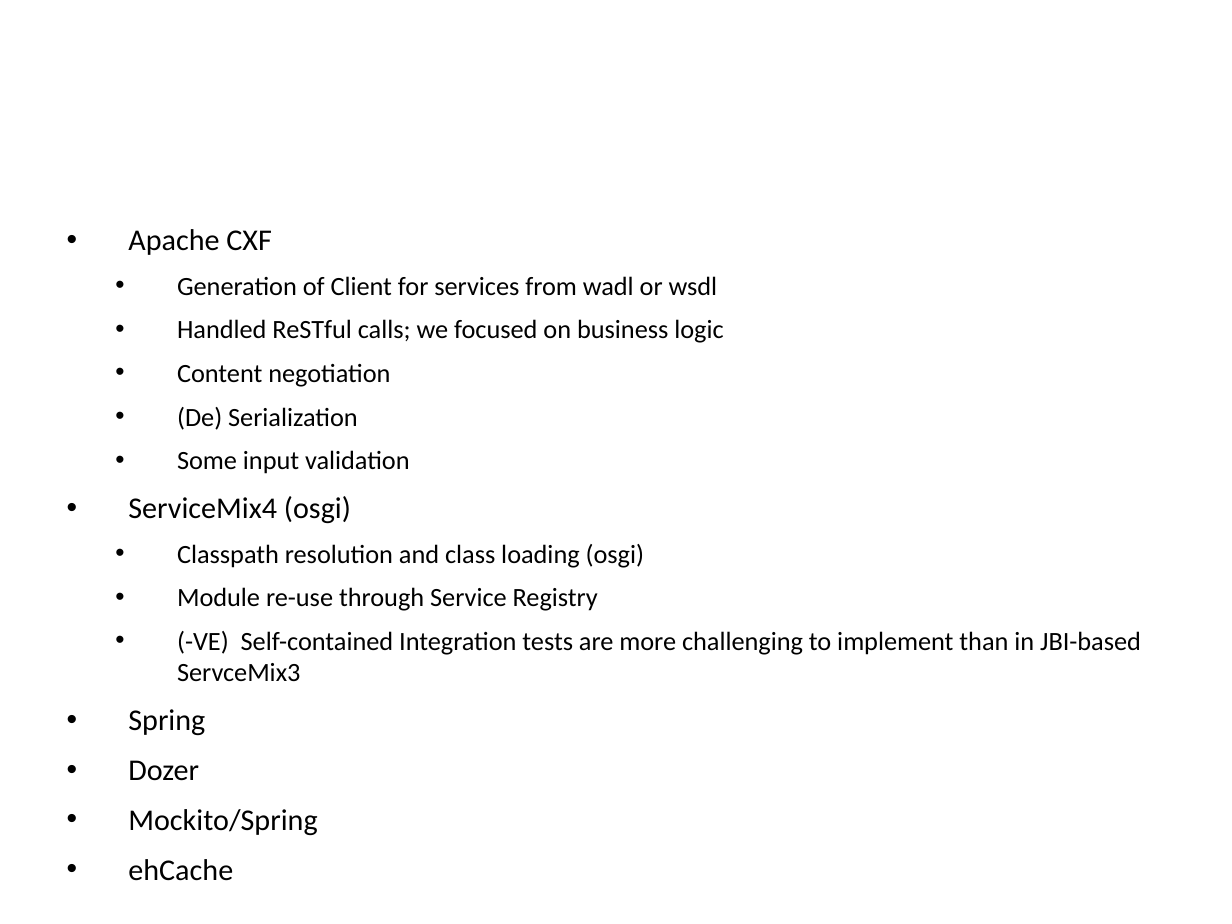
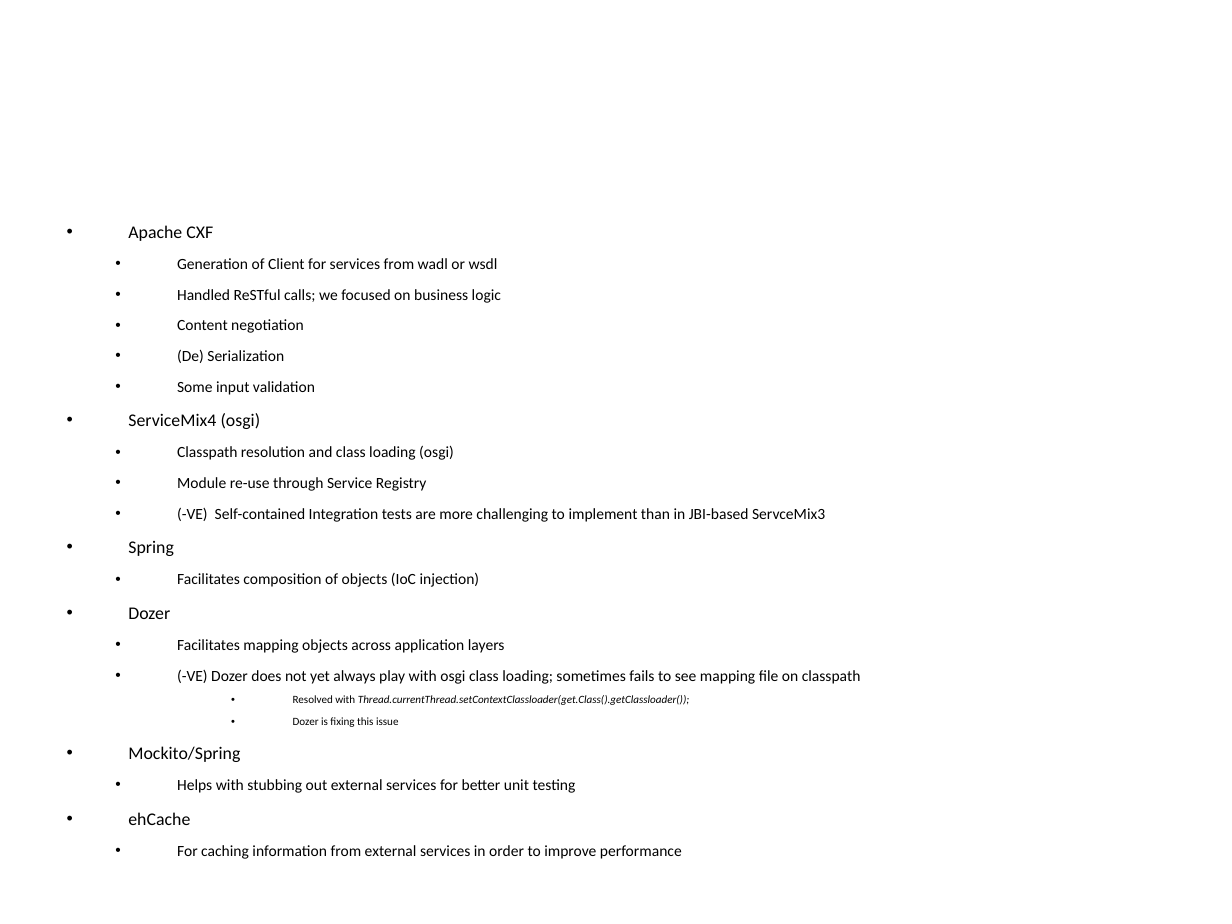
Before and after one commit to rackerlabs/docs-cloud-dns, a slide deck: slide 1 of techtalk/CloudDNS-TechTalk-3-Technologies.pptx. Drawn at 1232x924 pixels with LibreOffice and Linux fonts; fonts in the diff are those of the drawing; background and template pictures are left out. Boxes give left, top, right and bottom in pixels: in the first picture for what was removed or moved away, otherwise in the second. Text is boxed around its words. In the diff, an @@ line names an element or a change of style, - is before the commit and + after.

Commit message:
updates

```diff
--- a/techtalk/CloudDNS-TechTalk-3-Technologies.pptx
+++ b/techtalk/CloudDNS-TechTalk-3-Technologies.pptx
@@ text at (128,225,861,825): paragraph added @@
+  • For caching information from external services in order to improve performance
@@ text at (128,225,825,825): size 17.6 to 10.4 pt in "Apache CXF", "ServiceMix4 (osgi)", "Spring", "Dozer" and 2 more places; size 15.4 to 9.1 pt in "Generation of Client for services from wadl ...", "Handled ReSTful calls; we focused on business ...", "Content negotiation", "(De) Serialization" and 4 more places @@
@@ text at (177,572,480,587): paragraph added @@
+  • Facilitates composition of objects (IoC injection)
@@ text at (177,639,861,727): paragraphs added @@
+  • Facilitates mapping objects across application layers
+  • (-VE) Dozer does not yet always play with osgi class loading; sometimes fails to see mapping file on classpath
+      • Resolved with Thread.currentThread.setContextClassloader(get.Class().getClassloader());
+      • Dozer is fixing this issue
@@ text at (177,779,576,793): paragraph added @@
+  • Helps with stubbing out external services for better unit testing
```
